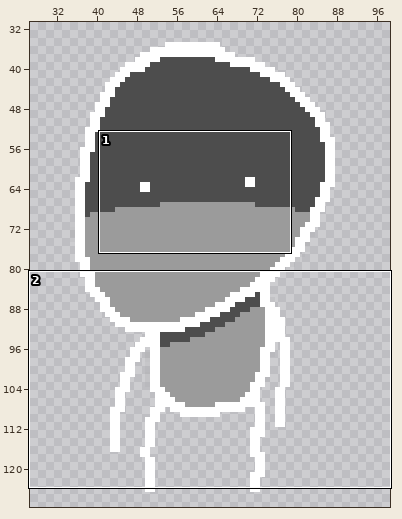
Pixel-art file -- advsem-slender/art/2d/enemies/chaser_1.aseprite. The first picture is a wide view before the edit; the outline marks the close-up.
Close-up. The starting point:
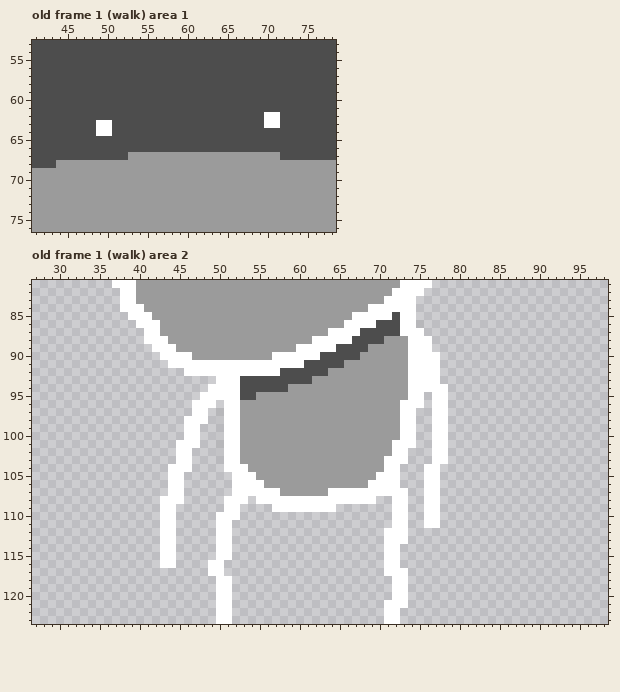
128x128 pixels, 8 frames. Pixels under 10% opacity are left out. Colours within 5 levels of each other are drawn and written as one. Shown: old frame 1 (walk) area 1: x 41..78, y 53..76; old frame 1 (walk) area 2: x 27..98, y 81..123. The wide view leaves out empty margins.
The same view after the edit:
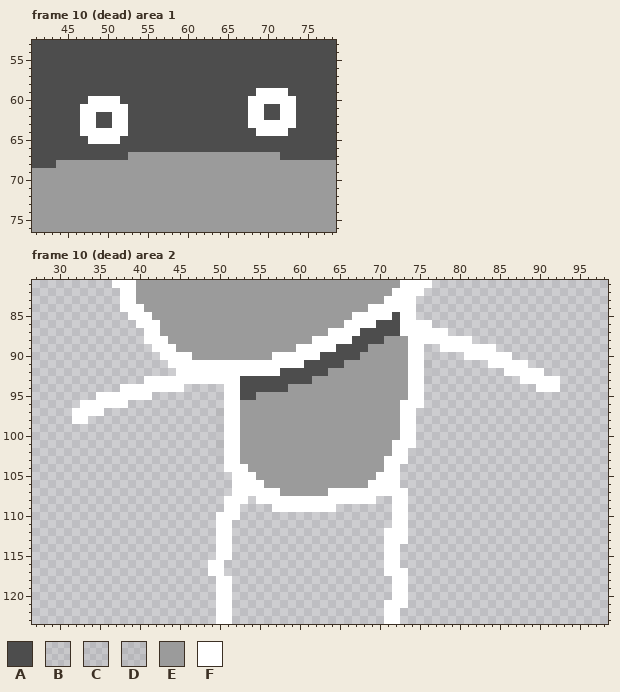
Palette (. is transparent): A #4d4d4d  B #9b9b9b1b  C #9b9b9b23  D #9b9b9b32  E #9b9b9b  F #ffffff
A new or re-ordered frame is compared with the old frame closest to it.
Message: chaser is basically completely refactored just need audio component stuff
From old to new:
frames 8 -> 10
Frame 10 (dead) area 1 is new; against old frame 1 (walk), layer "bright":
The author changed colour F to colour A in row 62 at x 70 to 71; in row 63 at x 49 to 50.
The author changed colour A to colour F in row 59 at x 69 to 72; in row 60 at x 48 to 51 and 68 to 73; in row 61 at x 47 to 52, 68 to 69 and 72 to 73; in rows 62 to 63 at x 47 to 48, 51 to 52, 68 to 69 and 72 to 73; in row 64 at x 47 to 48, 51 to 52 and 69 to 72; in row 65 at x 48 to 51.
Frame 10 (dead) area 2 is new; against old frame 1 (walk), layer "bright":
The author changed colour F to colour B in row 90 at x 76.
The author changed colour F to colour C in row 93 at x 76.
The author changed colour F to colour D in rows 91 to 92 at x 76.
Colour F now appears in row 86 at x 76; in row 87 at x 76 to 78; in row 88 at x 77 to 81; in row 89 at x 78 to 84; in row 90 at x 81 to 86; in row 91 at x 84 to 88.
Colour F now appears in row 92 at x 45 and 86 to 90; in row 93 at x 41 to 49 and 88 to 92; in row 94 at x 38 to 45 and 90 to 92; in row 95 at x 35 to 41; in row 96 at x 33 to 38; in row 97 at x 32 to 35.
Colour F now appears in row 98 at x 32 to 33.
The author changed colour D to colour F in row 86 at x 75.
The edit erases colour F in row 89 at x 76; in rows 90 to 93 at x 77; in row 94 at x 49 to 50 and 76 to 78; in row 95 at x 48 to 50 and 77 to 78; in row 96 at x 47 to 49 and 77 to 78; in row 97 at x 47 to 48 and 77 to 78.
The edit erases colour F in row 98 at x 46 to 48 and 77 to 78; in rows 99 to 100 at x 46 to 47 and 77 to 78; in row 101 at x 45 to 47 and 77 to 78; in rows 102 to 103 at x 45 to 46 and 77 to 78; in row 104 at x 44 to 46 and 76 to 77; in rows 105 to 107 at x 44 to 45 and 76 to 77.
The edit erases colour F in row 108 at x 43 to 45 and 76 to 77; in rows 109 to 111 at x 43 to 44 and 76 to 77; in rows 112 to 116 at x 43 to 44.
Boxes around the changes in both close-ups, in picture pixels (x1, y1, x2, y2):
changed: (248, 88, 296, 136)
changed: (80, 96, 128, 144)
changed: (416, 320, 560, 528)
changed: (72, 368, 224, 568)
